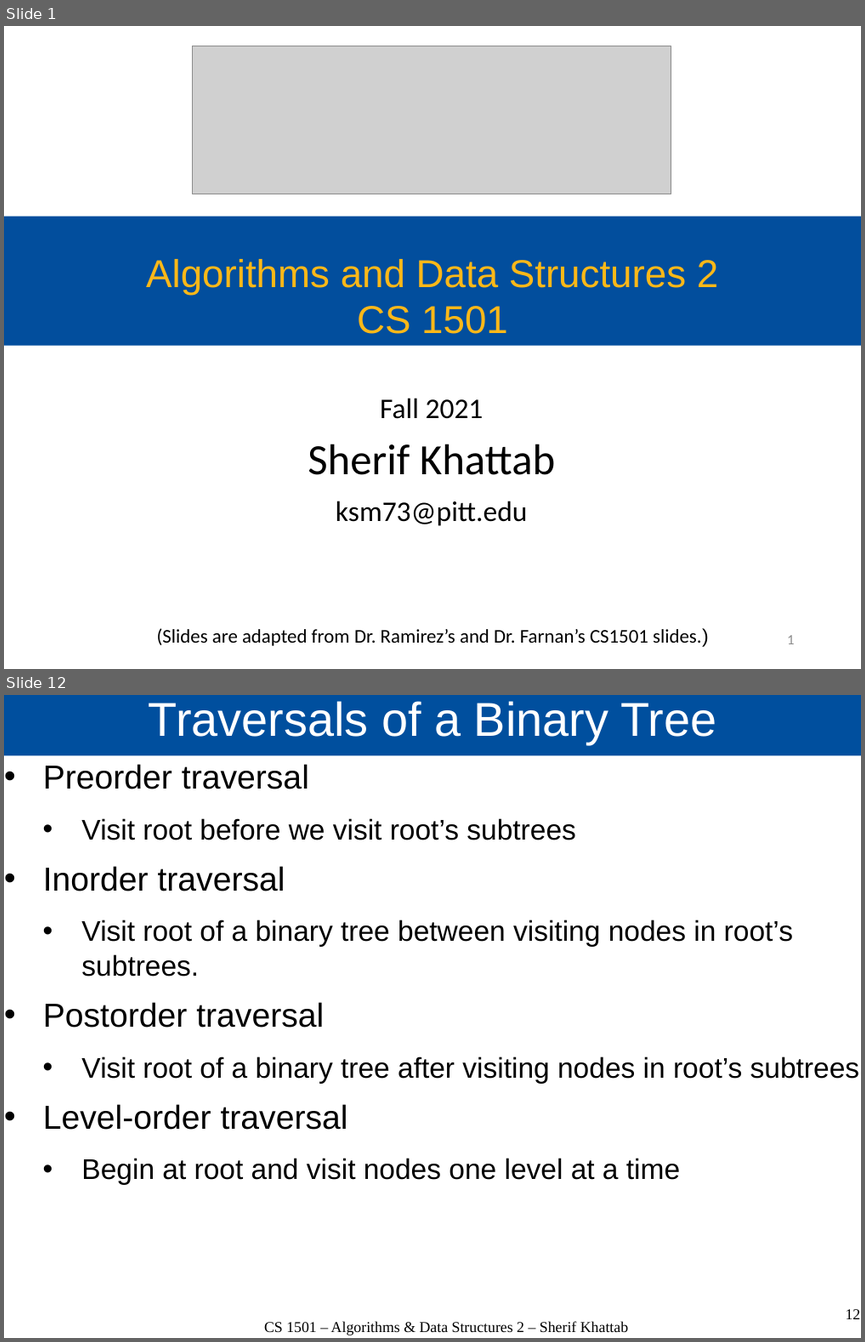
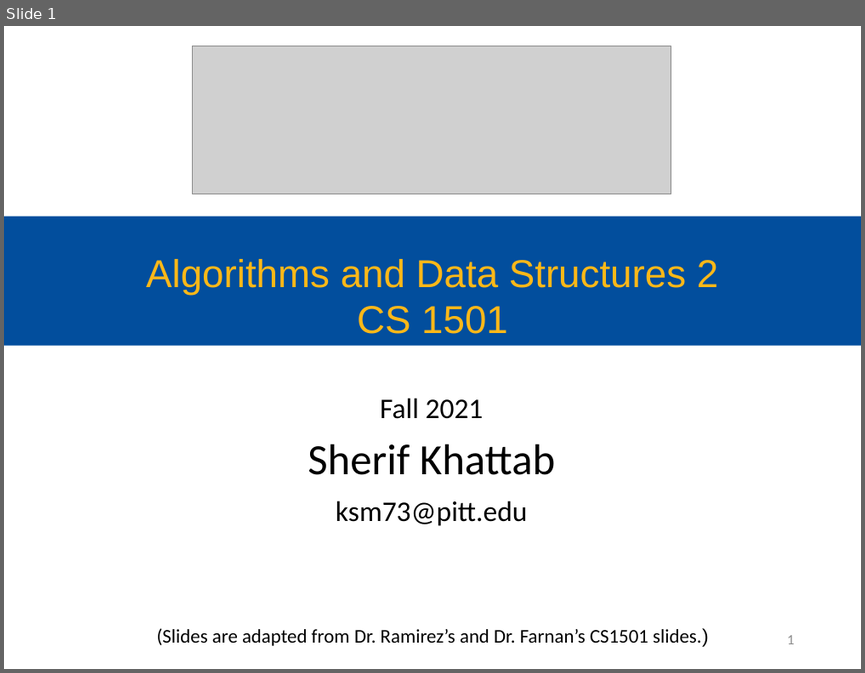
Before and after one commit to cs1501-2224/handouts, a slide deck: DraftSlides/Lecture5.pptx. Shown one above the other, each under a label of ours: slides 1 and 12 before the commit, slide 1 after it; the slides between them are not shown. The pictures are 865x1342 and 865x673 pixels, drawn with LibreOffice and Linux fonts; fonts in the diff are those of the drawing; grey boxes stand for pictures. Boxes give left, top, right and bottom in pixels: in the first picture for what was removed or moved away, otherwise in the second. Text is boxed around its words. In the diff, an @@ line names an element or a change of style, - is before the commit and + after.

```diff
--- a/DraftSlides/Lecture5.pptx
+++ b/DraftSlides/Lecture5.pptx
@@ slide 12 removed at (4,695,861,1338), background #FFFFFF @@
@@ title removed at (4,695,861,756) @@
-Traversals of a Binary Tree
@@ text removed at (43,764,860,1185) @@
-• Preorder traversal
-  • Visit root before we visit root’s subtrees
-• Inorder traversal
-  • Visit root of a binary tree between visiting nodes in root’s subtrees.
-• Postorder traversal
-  • Visit root of a binary tree after visiting nodes in root’s subtrees
-• Level-order traversal
-  • Begin at root and visit nodes one level at a time
@@ text removed at (264,1321,628,1335) @@
-CS 1501 – Algorithms & Data Structures 2 – Sherif Khattab
@@ page number removed at (846,1309,861,1319) @@
-12
```
Also in this commit, not shown: 4 slides changed, 1 slide added, 11 other slides removed, 2 other files.
